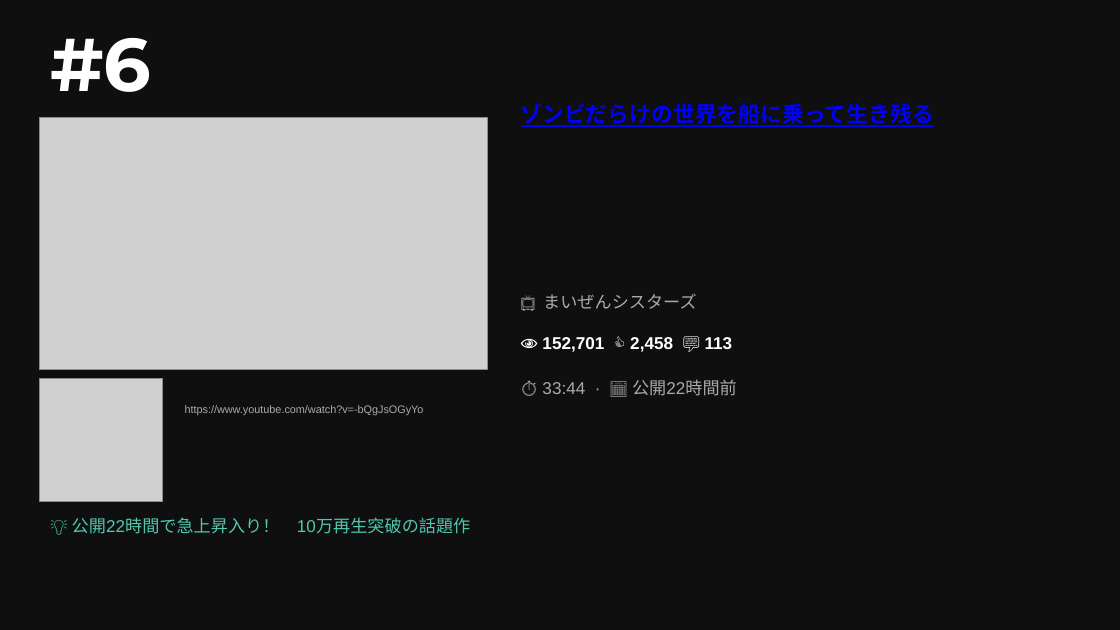
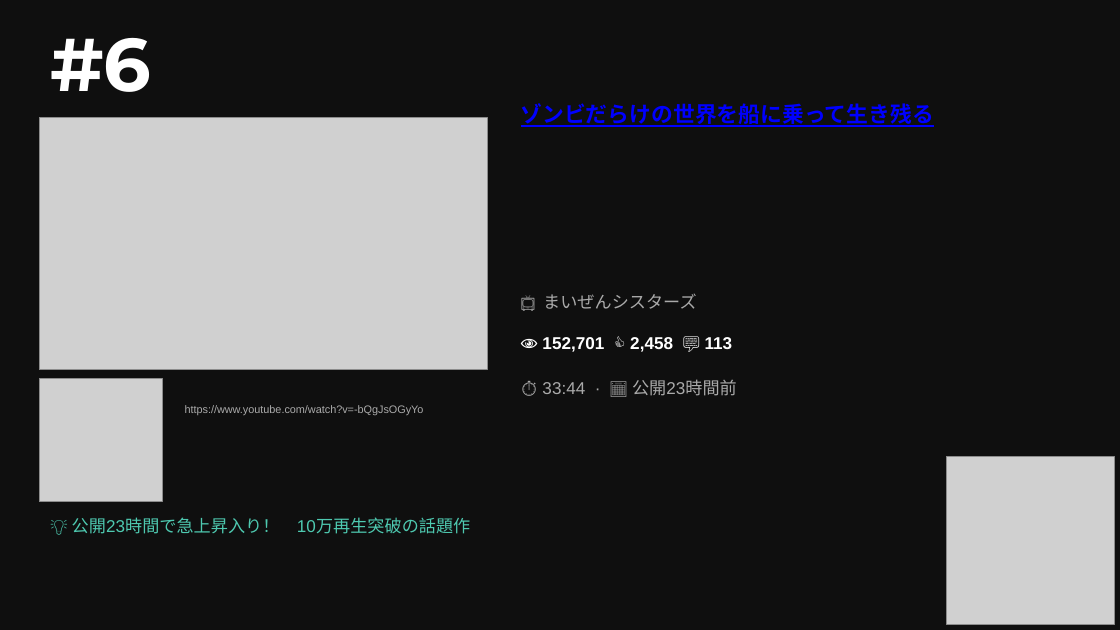
Before and after one commit to asaneasaburo0910-hub/youtube-crawler, a slide deck: slide 6 of youtube_ranking_20260531.pptx. Drawn at 1120x630 pixels with LibreOffice and Linux fonts; fonts in the diff are those of the drawing; grey boxes stand for pictures. Boxes give left, top, right and bottom in pixels: in the first picture for what was removed or moved away, otherwise in the second. Text is boxed around its words. In the diff, an @@ line names an element or a change of style, - is before the commit and + after.

```diff
--- a/youtube_ranking_20260531.pptx
+++ b/youtube_ranking_20260531.pptx
@@ text at (542,379,737,396): text changed @@
-⏱ 33:44 · 📅 公開22時間前
+⏱ 33:44 · 📅 公開23時間前
@@ picture added at (946,457,1114,625) @@
@@ text at (72,518,470,534): text changed @@
-💡 公開22時間で急上昇入り！ 10万再生突破の話題作
+💡 公開23時間で急上昇入り！ 10万再生突破の話題作
```
Also in this commit, not shown: 10 other slides changed, 1 other file.
